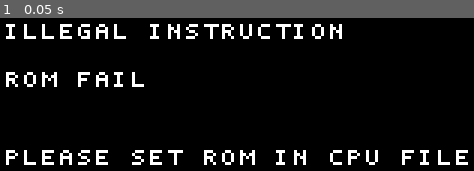
Above: before the commit, frame 1.
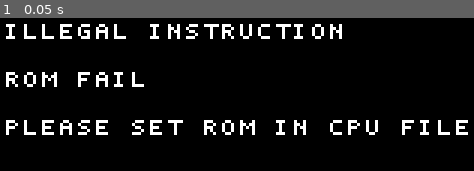
Above: after the commit, the same moment.

Repository: GattoDev-debug/HW-SW
Game: Godot game, scene res://main.tscn
Two runs of this game, one before a commit and one after it. Both use one fixed random seed, a clock stepped at 60 frames per second and the inputs below.
Inputs:
- Up to frame 1 (0.05 s): no input

The runs differ from the first frame. In frame 1, 5.5% of the frame differs, in the area x 1-99%, y 66-97%.

Commit message:
misc fixes and additions
add better crash screen, fps at last ram address and fix size bug in ram

Diff:
--- a/Hardware/CPU.gd
+++ b/Hardware/CPU.gd
@@ -65,7 +65,10 @@
 		return
 	#if "-" in str(rom.t): panic("NEGATIVE TIME")
 	ppu.clear()
+	ram.write(ram.size-1,Performance.get_monitor(Performance.TIME_FPS))
+
 	rom.tick(delta)
+	ram.write(ram.size-1,Performance.get_monitor(Performance.TIME_FPS))
 ## Pauses game execution.
 func halt():
 
@@ -80,37 +83,57 @@
 	print("CPU RESUMED")
 ## Panic! Crashes Game.
 func panic(short_reason: String = "",full_reason : String = ""):
+	ppu.clear()
 	crashed = true
 	halted = true
+	show_panic_screen(short_reason,full_reason)
 	emit_signal("cpu_panic", short_reason)
-	show_panic_screen(short_reason,full_reason)
 ## Helper for panic()
-func show_panic_screen(short_reason: String,full_reason: String):
-	#ppu.test_pattern()
+func show_panic_screen(short_reason: String, full_reason: String):
 	await get_tree().process_frame
-	ppu.rectfill(4, 4, 256, 16, Color.BLACK)
-	if not short_reason == "": ppu.rectfill(4, 20, 256, 16, Color.BLACK)
-	if not full_reason == "":ppu.rectfill(4, 45, 256, 16, Color.BLACK)
-	await get_tree().process_frame
-	ppu.text(
-		8,
-		8,
-		"ILLEGAL INSTRUCTION",
-		Color.WHITE
-	)
 
-	ppu.text(
-		8,
-		24,
-		short_reason,
-		Color.WHITE
-	)
-	ppu.text(
-		8,
-		50,
-		full_reason,
-		Color.WHITE
-	)
+	ppu.text(8, 8, "ILLEGAL INSTRUCTION", Color.WHITE)
+	ppu.text(8, 24, short_reason, Color.WHITE)
+	ppu.text(8, 40, full_reason, Color.WHITE)
+
+	var bytes_per_row := 8
+	var y := 64
+	var skipped_rows := false
+
+	for start_addr in range(0, ram.size, bytes_per_row):
+		var has_data := false
+
+		# Does this row contain any non-zero bytes?
+		for i in range(bytes_per_row):
+			var addr := start_addr + i
+			if addr < ram.size and ram.read(addr) != 0:
+				has_data = true
+				break
+
+		# Skip empty rows
+		if !has_data:
+			skipped_rows = true
+			continue
+
+		if skipped_rows:
+			ppu.text(8, y, "...")
+			y += 8
+			skipped_rows = false
+
+		var line := "%02X: " % start_addr
+
+		for i in range(bytes_per_row):
+			var addr := start_addr + i
+			if addr >= ram.size:
+				break
+
+			line += "%02X " % ram.read(addr)
+
+		ppu.text(8, y, line, Color.WHITE)
+		y += 8
+
+		if y >= ppu.HEIGHT - 8:
+			break
 func prepare_rom(rom_path : String) -> Node:
 	var node = Node.new()
 	node.set_script(load(rom_path))
--- a/Hardware/RAM.gd
+++ b/Hardware/RAM.gd
@@ -17,12 +17,12 @@
 	clear()
 ## Reads a specific byte in memory.
 func read(byte : int) -> int:
-	if byte > size:
+	if byte > size-1:
 		cpu.panic("OUT OF BOUNDS MEMORY")
 	return memory.get(byte)
 ## Writes to a specific byte in memory.
 func write(byte : int,content : int) -> void:
-	if byte > size:
+	if byte > size-1:
 		cpu.panic("OUT OF BOUNDS MEMORY")
 	memory.set(byte,content)
 ## Decrease certain byte by count.
--- a/Software/ROM.gd
+++ b/Software/ROM.gd
@@ -19,8 +19,7 @@
 	update_graphics()
 	update_text()
 
-	if Input.is_action_just_pressed("ui_page_down"):
-		cpu.panic("MANUAL CRASH")
+	if Input.is_action_just_pressed("ui_page_down"):cpu.panic("MANUAL CRASH")
 func update_text() -> void:
 
 
